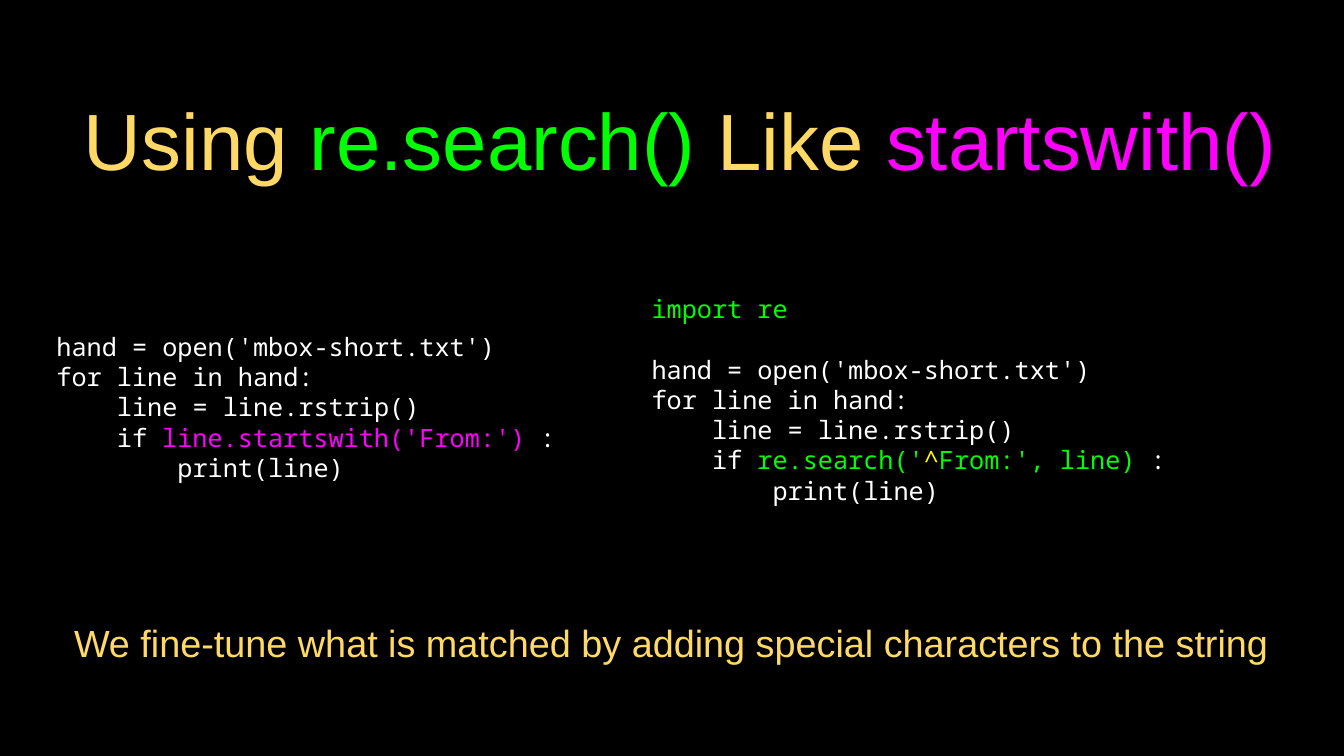
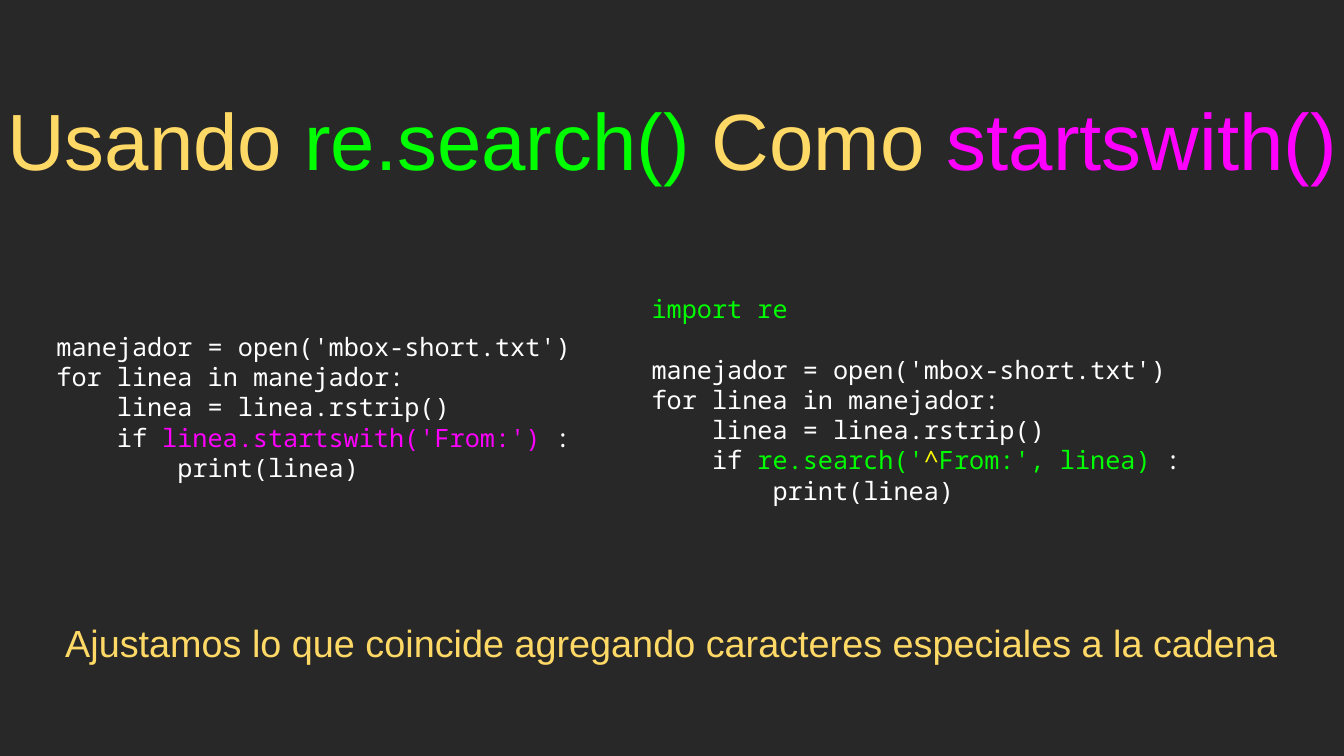
Before and after one commit to csev/py4e, a slide deck: slide 10 of lectures3/Pythonlearn-11-Regex.pptx. Drawn at 1344x756 pixels with LibreOffice and Linux fonts; fonts in the diff are those of the drawing. Boxes give left, top, right and bottom in pixels: in the first picture for what was removed or moved away, otherwise in the second. Text is boxed around its words. In the diff, an @@ line names an element or a change of style, - is before the commit and + after.

```diff
--- a/lectures3/Pythonlearn-11-Regex.pptx
+++ b/lectures3/Pythonlearn-11-Regex.pptx
@@ background #000000 to #282828 @@
@@ title at [7,112,1337,185]: text changed @@
-Using re.search() Like startswith()
+Usando re.search() Como startswith()
@@ text at [56,337,571,483]: text changed @@
-hand = open('mbox-short.txt')
-for line in hand:
-line = line.rstrip()
-if line.startswith('From:') :
-print(line)
+manejador = open('mbox-short.txt')
+for linea in manejador:
+linea = linea.rstrip()
+if linea.startswith('From:') :
+print(linea)
@@ text at [652,360,1166,506]: text changed @@
-hand = open('mbox-short.txt')
-for line in hand:
-line = line.rstrip()
-if re.search('^From:', line) :
-print(line)
+manejador = open('mbox-short.txt')
+for linea in manejador:
+linea = linea.rstrip()
+if re.search('^From:', linea) :
+print(linea)
@@ text at [65,629,1277,664]: text changed @@
-We fine-tune what is matched by adding special characters to the string
+Ajustamos lo que coincide agregando caracteres especiales a la cadena
@@ rectangle removed at [0,691,1344,756] @@
```
Also in this commit, not shown: 27 other slides changed, 6 slides added, 6 slides removed, 1 other file.
